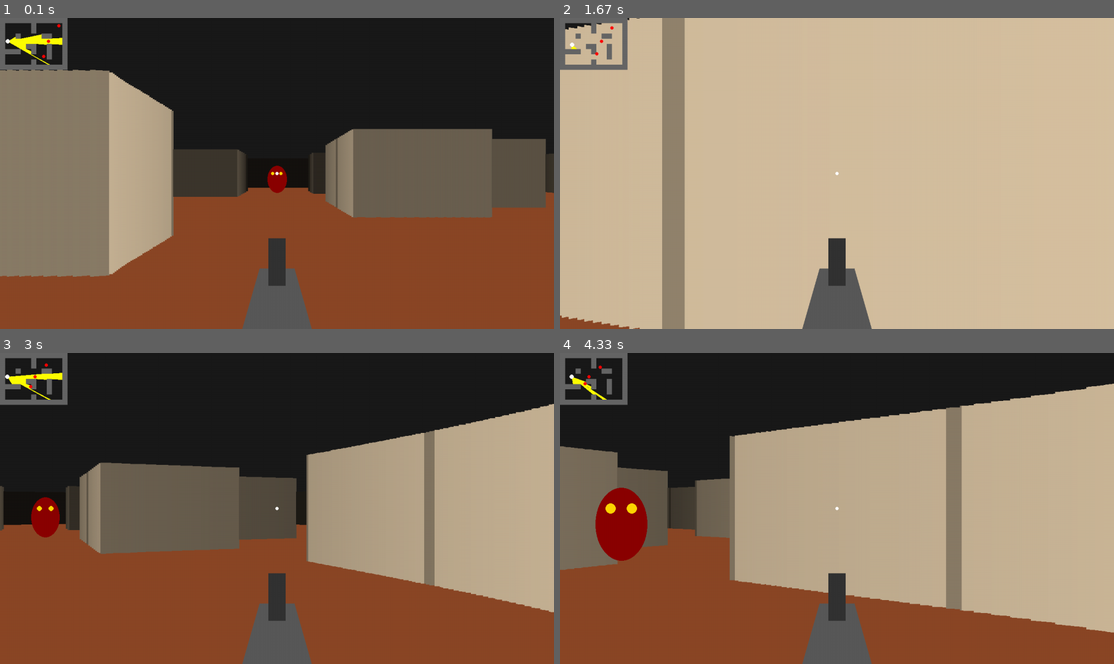
Above: before the commit, frames 1-4 (two rows, left to right).
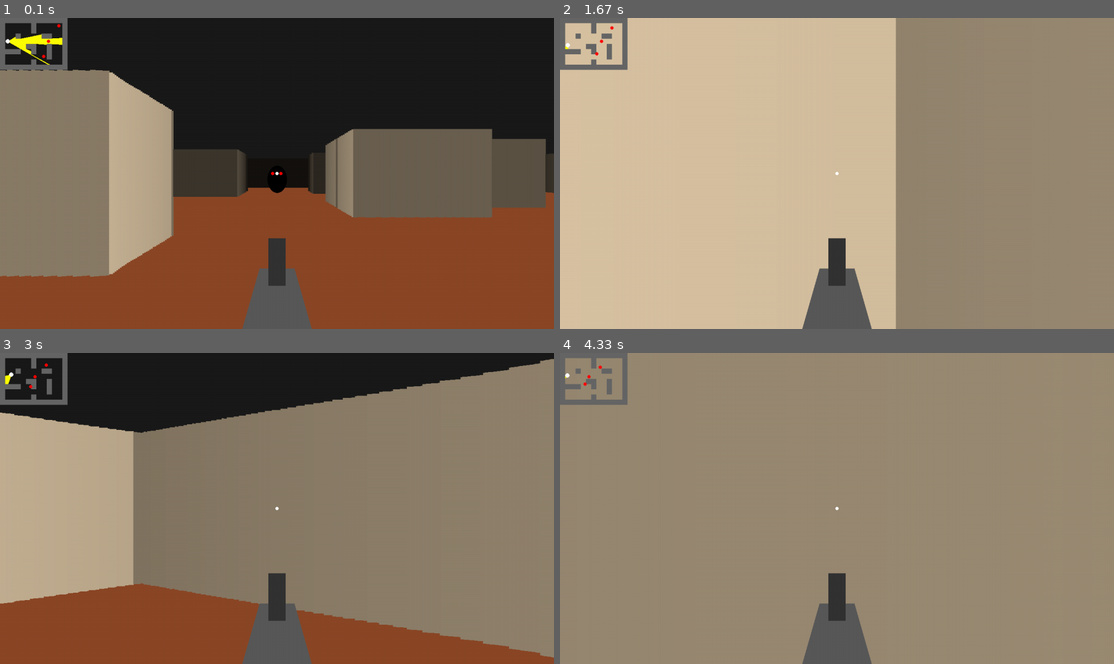
Above: after the commit, the same moments.

Repository: lucaslittig099/LP
Game: pygame game, started from jogo pygame/atv do jogo/jogo_3d.py
Same seed, same stepped clock (60 frames per second), same inputs: the game is played once before the commit and once after it.
Inputs (mouse positions are in pixels of both pictures, inside the frame that each line leads up to):
- Up to frame 1 (0.1 s): no input
- Up to frame 2 (1.67 s): hold D 0.33-0.8 s; move the mouse to (814, 185) at 0.37 s; hold W 0.83-1.3 s; move the mouse to (704, 176) at 0.87 s; hold D from 1.33 s (still down); move the mouse to (920, 64) at 1.37 s
- Up to frame 3 (3 s): release D at 1.8 s; hold A 1.83-2.37 s; move the mouse to (288, 402) at 1.87 s; hold S 2.4-2.87 s; move the mouse to (282, 539) at 2.43 s; hold A from 2.9 s (still down); move the mouse to (421, 558) at 2.93 s
- Up to frame 4 (4.33 s): release A at 3.3 s; hold W 3.33-3.7 s; move the mouse to (981, 480) at 3.37 s; hold D from 3.73 s (still down); move the mouse to (1036, 483) at 3.77 s

The runs differ from the first frame. In frame 1, 0.2% of the frame differs, in the area x 48-52%, y 47-57%; in frame 2, 44%; in frame 3, 65%; in frame 4, 95%, in the area x 0-100%, y 0-100%.

Commit message:
colocando movimentacao da camera a partir do mouse e mudanca da cor do boneco para preto de olhos vermelhos

Diff:
--- a/jogo pygame/atv do jogo/jogo_3d.py
+++ b/jogo pygame/atv do jogo/jogo_3d.py
@@ -43,6 +43,10 @@
         d += 0.02
     return d
 
+pygame.mouse.set_visible(False)
+pygame.event.set_grab(True)
+sensibilidade_mouse = 0.0025
+
 rodando = True
 while rodando:
     for evento in pygame.event.get():
@@ -53,14 +57,20 @@
                 tiro = 6
             if evento.key == pygame.K_ESCAPE:
                 rodando = False
+        if evento.type == pygame.MOUSEMOTION:
+            dx, _ = evento.rel
+            angulo += dx * sensibilidade_mouse
+        if evento.type == pygame.MOUSEBUTTONDOWN:
+            if evento.button == 1:
+                tiro = 6
 
     teclas = pygame.key.get_pressed()
-    giro = teclas[pygame.K_d] - teclas[pygame.K_a]
-    angulo += giro * 0.05
+    lado = teclas[pygame.K_d] - teclas[pygame.K_a]
+    passo_lado = lado * 0.04
     frente = teclas[pygame.K_w] - teclas[pygame.K_s]
     passo = frente * 0.08
-    dx = math.cos(angulo) * passo
-    dy = math.sin(angulo) * passo
+    dx = math.cos(angulo) * passo + math.cos(angulo + math.pi/2) * passo_lado
+    dy = math.sin(angulo) * passo + math.sin(angulo + math.pi/2) * passo_lado
     if not parede(x + dx * 4, y):
         x += dx
     if not parede(x, y + dy * 4):
@@ -70,7 +80,7 @@
     tela.fill("gray10")
     pygame.draw.rect(tela, "sienna4", (0, meia_altura, largura_tela, meia_altura))
 
-    # Raycasting (Paredes)
+    # Paredes
     distancias = []
     for i in range(colunas):
         a = angulo - campo_visao / 2 + campo_visao * i / colunas
@@ -105,10 +115,10 @@
         altura = altura_tela / distancia
         corpo = pygame.Rect(0, 0, altura * 0.5, altura * 0.7)
         corpo.midbottom = (sx, meia_altura + altura / 2)
-        pygame.draw.ellipse(tela, "darkred", corpo)
+        pygame.draw.ellipse(tela, "black", corpo)
         for ox in (sx - altura * 0.1, sx + altura * 0.1):
             olho = (ox, corpo.y + altura * 0.2)
-            pygame.draw.circle(tela, "gold", olho, altura / 20)
+            pygame.draw.circle(tela, "red", olho, altura / 20)
         if tiro == 6 and abs(sx - meia_largura) < altura * 0.25:
             inimigos.remove(inimigo)
             tiro = 5
